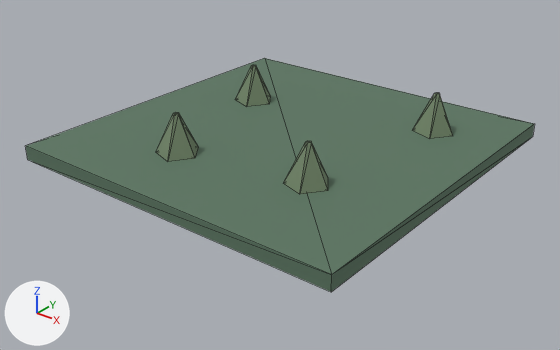
What one commit did to the glTF model assets/env/town/tile_grass.glb.
Camera for both pictures: a camera (50 mm lens) standing at (2.44, -3.12, 1.75) and looking at (0.04, -0.13, -0.11). The lights are fixed; the arrows at lower left show +X, +Y and +Z. The first picture is the older version. Mesh edges are drawn as thin lines. Vertices at exactly the same position are counted once.

Before the edit, the objects in view are built like this:
```python
mat_grass = principled_material('grass')
mat_grass.base_color = (0.105, 0.18, 0.12)  # greyish green #5b7661
mat_grass.roughness = 0.86
me_lowpolytownasset = bpy.data.meshes.new('LowPolyTownAsset')
me_lowpolytownasset.from_pydata(...)  # a box spanning x -1.0..1.0, y -1.0..1.0, z 0.0..0.08, material slot 0; a 5-sided cut cone along z (radius 0.12 at the low end, 0.01 at the high end) spanning x -0.6..-0.38, y 0.19..0.41, z 0.08..0.3, material slot 1; a 5-sided cut cone along z (radius 0.12 at the low end, 0.01 at the high end) spanning x 0.35..0.57, y -0.53..-0.31, z 0.08..0.3, material slot 1; a 5-sided cut cone along z (radius 0.12 at the low end, 0.02 at the high end) spanning x 0.5..0.72, y 0.44..0.66, z 0.08..0.3, material slot 1; a 5-sided cut cone along z (radius 0.12 at the low end, 0.02 at the high end) spanning x -0.4..-0.18, y -0.66..-0.44, z 0.08..0.3, material slot 1
me_lowpolytownasset.materials.append(mat_grass)  # greyish green #5b7661
me_lowpolytownasset.materials.append(mat_grass_light)  # greyish green #76896c
ob_tile_grass = bpy.data.objects.new('tile_grass', me_lowpolytownasset)
ob_tile_grass.location = (0.0, 0.0, 0.0)
```
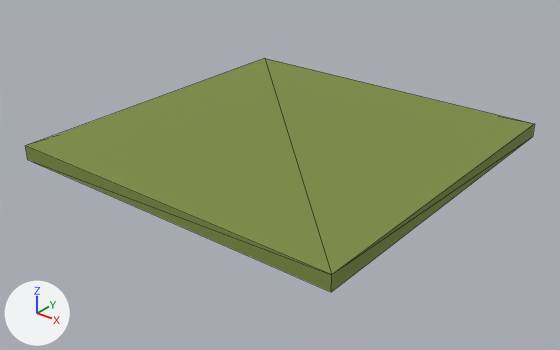
Where the change shows, as pixel boxes [x1, y1, x2, y2] in the pictures (560 x 350 px):
'tile_grass', recoloured, reshaped (greyish green to green): [26, 58, 534, 292] in both
part 1 of me_lowpolytownasset, deleted: before [235, 65, 271, 106]
part 2 of me_lowpolytownasset, deleted: before [412, 93, 453, 139]
part 3 of me_lowpolytownasset, deleted: before [284, 141, 328, 194]
part 4 of me_lowpolytownasset, deleted: before [156, 112, 199, 161]

The change, as a diff of the scene's bpy script:
```diff
--- a/assets/env/town/tile_grass.glb.py
+++ b/assets/env/town/tile_grass.glb.py
@@ mat_grass @@
 mat_grass = principled_material('grass')
-mat_grass.base_color = (0.105, 0.18, 0.12)  # greyish green #5b7661
+mat_grass.base_color = (0.212, 0.266, 0.0595)  # green #7f8d45
 mat_grass.roughness = 0.86
@@ me_lowpolytownasset @@
 # used by ob_tile_grass; location = (0.0, 0.0, 0.0)
-me_lowpolytownasset.from_pydata(...)  # 56 vertices, 92 faces; spans x -1.0..1.0, y -1.0..1.0, z 0.0..0.3
+me_lowpolytownasset.from_pydata(...)  # 8 vertices, 12 faces; spans x -1.0..1.0, y -1.0..1.0, z 0.0..0.08
+# me_lowpolytownasset part 1: the loose piece of 12 vertices spanning x -0.6..-0.38, y 0.19..0.41, z 0.08..0.3 is deleted
+# me_lowpolytownasset part 2: the loose piece of 12 vertices spanning x 0.5..0.72, y 0.44..0.66, z 0.08..0.3 is deleted
+# me_lowpolytownasset part 3: the loose piece of 12 vertices spanning x 0.35..0.57, y -0.53..-0.31, z 0.08..0.3 is deleted
+# me_lowpolytownasset part 4: the loose piece of 12 vertices spanning x -0.4..-0.18, y -0.66..-0.44, z 0.08..0.3 is deleted
 me_lowpolytownasset.materials.append(mat_grass)
-me_lowpolytownasset.materials.append(mat_grass_light)  # greyish green #76896c
```
